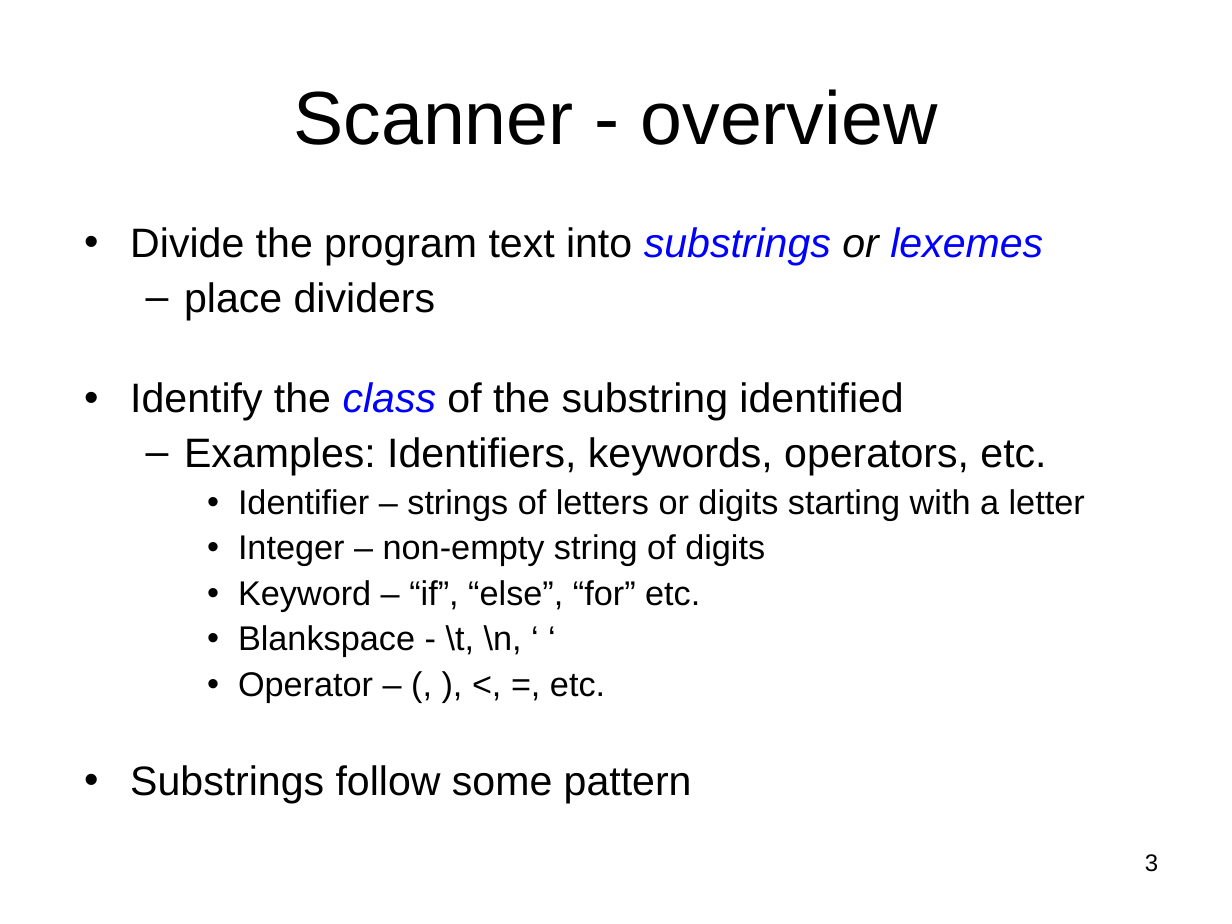
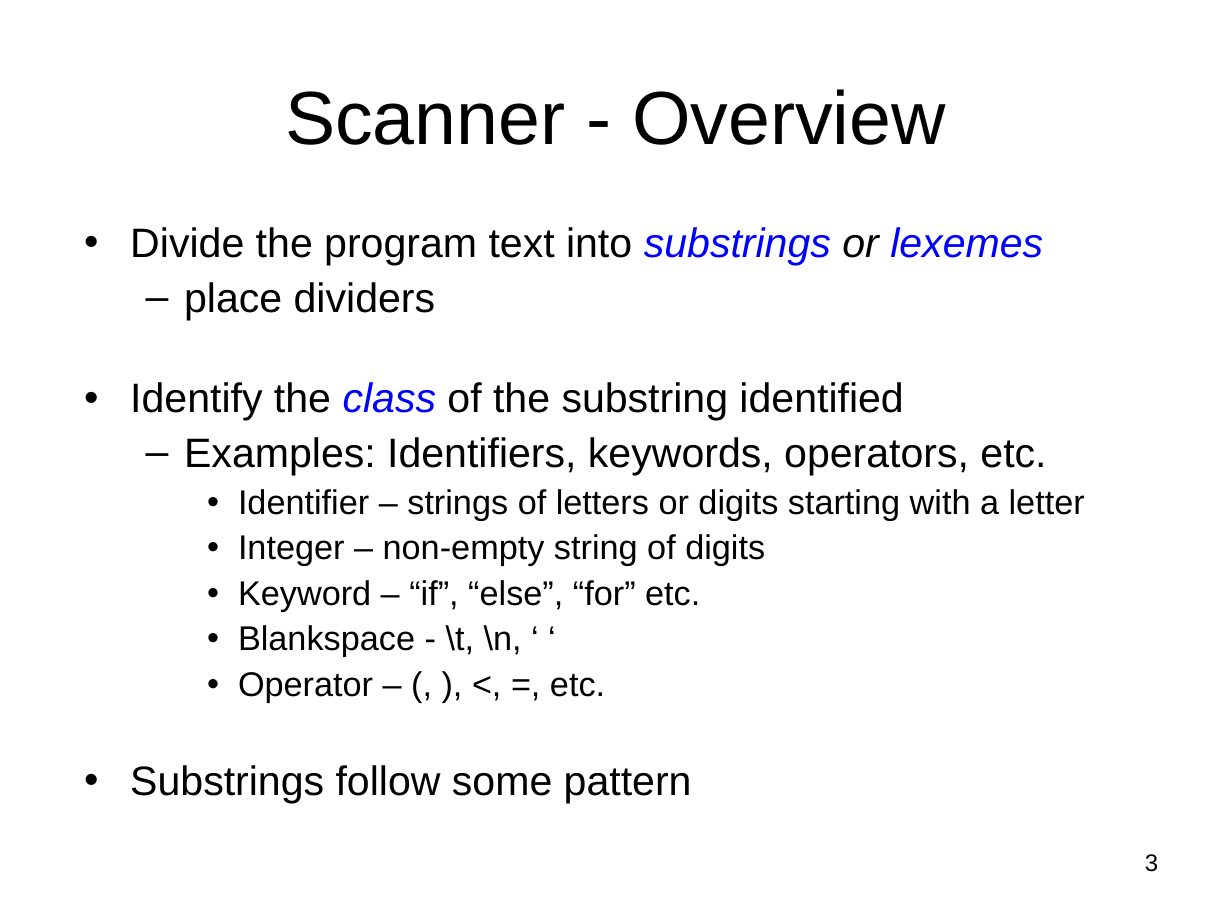
Before and after one commit to Hegden/hegden.github.io, a slide deck: slide 3 of cs406/slides/week3.ppt. Drawn at 1232x924 pixels with LibreOffice and Linux fonts; fonts in the diff are those of the drawing. Boxes give left, top, right and bottom in pixels: in the first picture for what was removed or moved away, otherwise in the second. Text is boxed around its words. In the diff, an @@ line names an element or a change of style, - is before the commit and + after.

```diff
--- a/cs406/slides/week3.ppt
+++ b/cs406/slides/week3.ppt
@@ title at box(285, 89, 946, 145): text changed @@
-Scanner - overview
+Scanner - Overview
```
Also in this commit, not shown: 2 other slides changed, 25 slides added, 1 other file.
